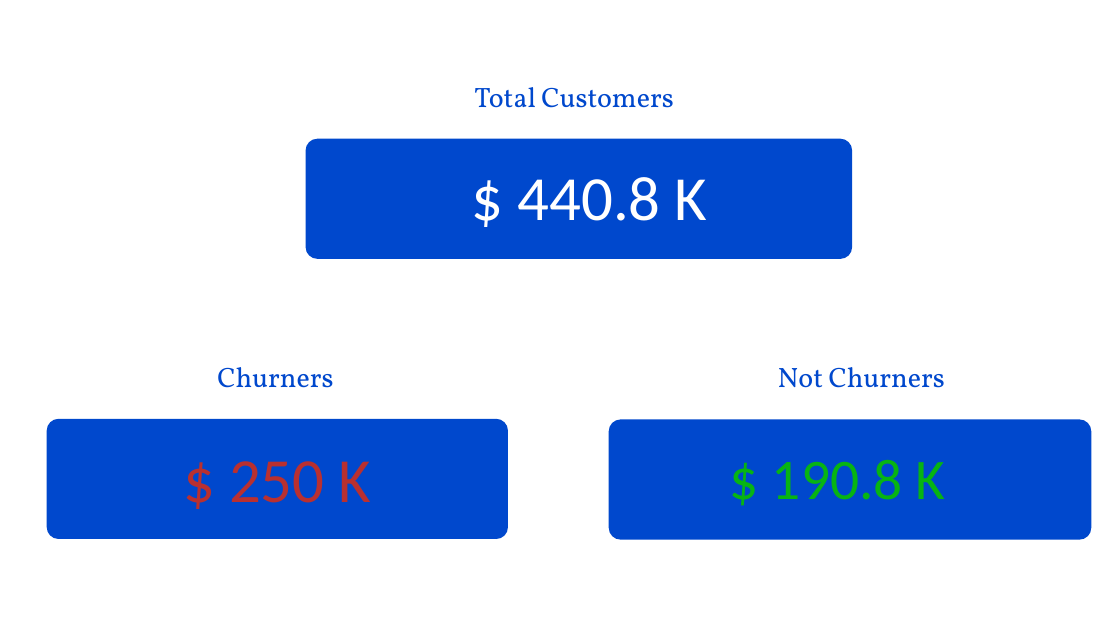
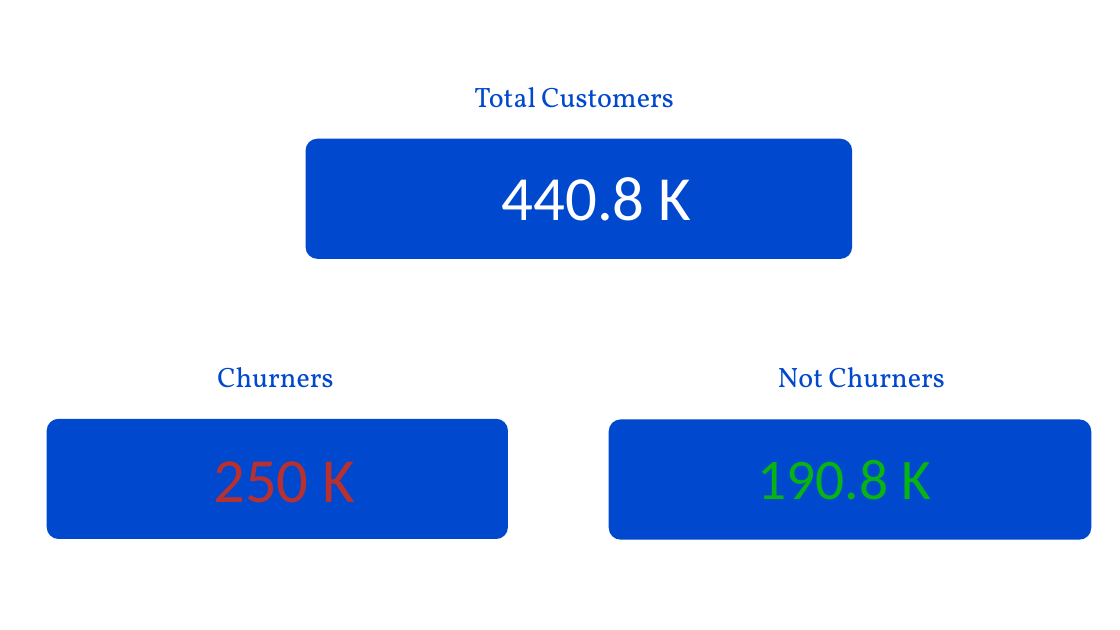
Before and after one commit to Mostafadars/Data-Analysis-DEPI, a slide deck: slide 5 of Customer Churn/Customer Churn Presentation.pptx (slide 2 before the commit). Drawn at 1120x630 pixels with LibreOffice and Linux fonts; fonts in the diff are those of the drawing; background and template pictures are left out. Boxes give left, top, right and bottom in pixels: in the first picture for what was removed or moved away, otherwise in the second. Text is boxed around its words. In the diff, an @@ line names an element or a change of style, - is before the commit and + after.

```diff
--- a/Customer Churn/Customer Churn Presentation.pptx
+++ b/Customer Churn/Customer Churn Presentation.pptx
@@ text at (502, 177, 692, 221): text changed @@
-$ 440.8 K
+440.8 K
@@ text at (213, 461, 356, 503): text changed @@
-$ 250 K
+250 K
@@ text at (757, 460, 931, 500): text changed @@
-$ 190.8 K
+190.8 K
```
Also in this commit, not shown: 10 other slides changed, 6 slides added, 2 slides removed, 1 other file.
